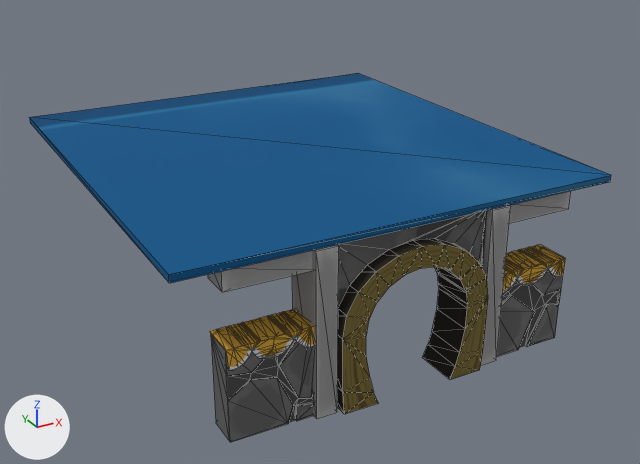
An edit to the OBJ model ProyectoFinal/ProyectoFinal/Models/CasaCompleta/Muros2.obj, drawn before and after from the same camera.
One viewpoint serves both versions: a 50 mm camera at (-7.55, -14.84, 8.53) aimed at (0.16, -0.84, 1.53). The axes (+X, +Y, +Z) are drawn at lower left. The lights are the same throughout. Mesh edges are drawn as thin lines. Where no turn or scale is listed for an object, it has been applied to the vertices. Vertices at the same position are counted once.

Before the edit, the objects in view are built like this:
```python
me_muros2 = bpy.data.meshes.new('Muros2')
me_muros2.from_pydata(...)  # 485 vertices, 926 faces; spans x -4.12..4.12, y -4.46..4.33, z 0.01..3.13
me_muros2.materials.append(mat_lambert21sg)  # picture img_columna_png
me_muros2.materials.append(mat_pasted__lambert21sg)  # picture img_columna_png
me_muros2.materials.append(mat_pasted__lambert17sg)  # picture img_carpeta_png
me_muros2.materials.append(mat_initialshadinggroup)  # grey #bcbcbc
me_muros2.materials.append(mat_pasted__lambert15sg)  # picture img_marcop_png
me_muros2.materials.append(mat_pasted__lambert18sg)  # picture img_piedra1_png
me_muros2.materials.append(mat_pasted__lambert19sg)  # picture img_piedra2_png
me_muros2.materials.append(mat_lambert19sg)  # picture img_piedra2_png
me_muros2.materials.append(mat_lambert17sg)  # picture img_carpeta_png
me_muros2.materials.append(mat_pasted__phong3sg)
ob_muros2 = bpy.data.objects.new('Muros2', me_muros2)
ob_muros2.location = (0.0, 0.0, 0.0)
```
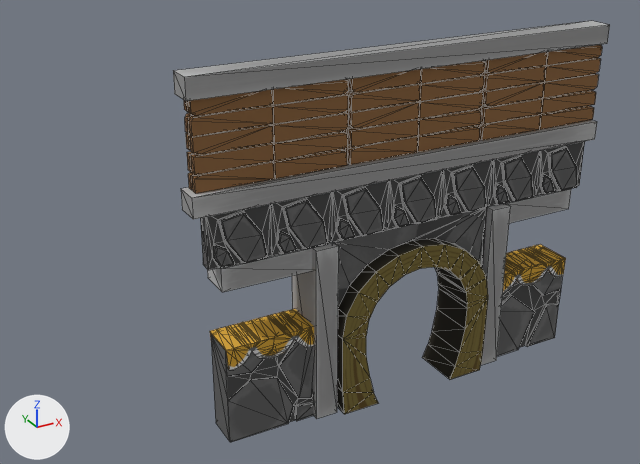
What differs and where, as boxes [x1, y1, x2, y2] in the pictures (640 x 464 px):
'Muros2', reshaped (25% narrower, 14% taller)
    before: [29, 73, 611, 442]
    after: [173, 21, 610, 442]
part 1 of me_muros2, added
    after: [173, 21, 610, 101]
part 2 of me_muros2, added
    after: [181, 120, 597, 219]
part 3 of me_muros2, added (brown)
    after: [191, 143, 274, 175]
part 4 of me_muros2, added
    after: [187, 152, 196, 172]
part 5 of me_muros2, added (brown)
    after: [348, 119, 419, 147]
part 6 of me_muros2, added (brown)
    after: [481, 99, 543, 124]
part 7 of me_muros2, built on
    before: [29, 73, 611, 283]
    after: [184, 45, 602, 270]

Patch to the scene script:
```diff
--- a/ProyectoFinal/ProyectoFinal/Models/CasaCompleta/Muros2.obj.py
+++ b/ProyectoFinal/ProyectoFinal/Models/CasaCompleta/Muros2.obj.py
@@ img_madera2_fachada_png @@
+img_madera2_fachada_png = load_image('Madera2_Fachada.png', 'Madera2_Fachada.png', 512, 512, 'sRGB')
@@ img_piedra3_png @@
+img_piedra3_png = load_image('Piedra3.png', 'Piedra3.png', 512, 512, 'sRGB')
@@ img_madera1_fachada_png @@
+img_madera1_fachada_png = load_image('Madera1_Fachada.png', 'Madera1_Fachada.png', 512, 512, 'sRGB')
@@ mat_lambert23sg @@
+mat_lambert23sg = principled_material('lambert23SG')
+mat_lambert23sg.texture = img_madera2_fachada_png
+mat_lambert23sg.roughness = 1.0
@@ mat_lambert20sg @@
+mat_lambert20sg = principled_material('lambert20SG')
+mat_lambert20sg.texture = img_piedra3_png
+mat_lambert20sg.roughness = 1.0
@@ mat_pasted__lambert22sg @@
+mat_pasted__lambert22sg = principled_material('pasted__lambert22SG')
+mat_pasted__lambert22sg.texture = img_madera1_fachada_png
+mat_pasted__lambert22sg.roughness = 1.0
@@ mat_pasted__lambert23sg @@
+mat_pasted__lambert23sg = principled_material('pasted__lambert23SG')
+mat_pasted__lambert23sg.texture = img_madera2_fachada_png
+mat_pasted__lambert23sg.roughness = 1.0
@@ mat_lambert22sg @@
+mat_lambert22sg = principled_material('lambert22SG')
+mat_lambert22sg.texture = img_madera1_fachada_png
+mat_lambert22sg.roughness = 1.0
@@ me_muros2 @@
 # used by ob_muros2; location = (0.0, 0.0, 0.0)
-me_muros2.from_pydata(...)  # 485 vertices, 926 faces; spans x -4.12..4.12, y -4.46..4.33, z 0.01..3.13
+me_muros2.from_pydata(...)  # 1765 vertices, 3250 faces; spans x -3.69..3.69, y -4.46..-3.54, z 0.01..5.8
+# me_muros2 part 1: a new loose piece, a box spanning x -3.69..3.69, y -4.26..-3.85, z 5.49..5.8, in mat_pasted__lambert21sg (picture img_columna_png)
+# me_muros2 part 2: a new loose piece, a box spanning x -3.69..3.69, y -4.26..-3.85, z 3.84..4.15, in mat_lambert21sg (picture img_columna_png)
+# me_muros2 part 3: a new loose piece, a box spanning x -3.594..-2.406, y -4.15..-4.052, z 4.429..4.679, in mat_lambert22sg (picture img_madera1_fachada_png)
+# me_muros2 part 4: a new loose piece, a box spanning x -3.594..-2.406, y -4.0..-3.902, z 4.429..4.679, in mat_pasted__lambert22sg (picture img_madera1_fachada_png)
+# me_muros2 part 5: a new loose piece, a box spanning x -1.144..0.044, y -4.15..-4.052, z 4.429..4.679, in mat_lambert22sg (picture img_madera1_fachada_png)
+# me_muros2 part 6: a new loose piece, a box spanning x 1.306..2.494, y -4.15..-4.052, z 4.429..4.679, in mat_pasted__lambert22sg (picture img_madera1_fachada_png)
+# me_muros2 part 7: 8 vertices removed from x -4.12..4.12, y -4.33..4.33, z 3.01..3.13; 1200 vertices added at x -3.59..3.69, y -4.26..-3.9, z 3.01..5.49
 me_muros2.materials.append(mat_lambert21sg)
@@ me_muros2 @@
 me_muros2.materials.append(mat_lambert17sg)
-me_muros2.materials.append(mat_pasted__phong3sg)
+me_muros2.materials.append(mat_pasted__lambert22sg)  # picture img_madera1_fachada_png
+me_muros2.materials.append(mat_lambert22sg)  # picture img_madera1_fachada_png
+me_muros2.materials.append(mat_pasted__lambert23sg)  # picture img_madera2_fachada_png
+me_muros2.materials.append(mat_lambert20sg)  # picture img_piedra3_png
+me_muros2.materials.append(mat_lambert23sg)  # picture img_madera2_fachada_png
```
